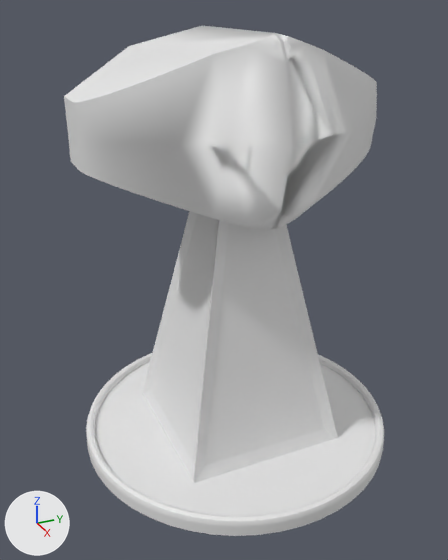
The FBX model Assets/Models/enemies/smaller turret/smallerTurret.fbx, before and after one commit.
Rendered twice from a 50 mm lens placed at (1.698, -0.807, 1.454), pointed at (0.018, -0.051, 0.614). Lighting does not change. The marker at lower left points along +X, +Y and +Z. Where no turn or scale is listed for an object, it has been applied to the vertices.

Names of what the first picture shows: 'Turret base', 'Turret body'.
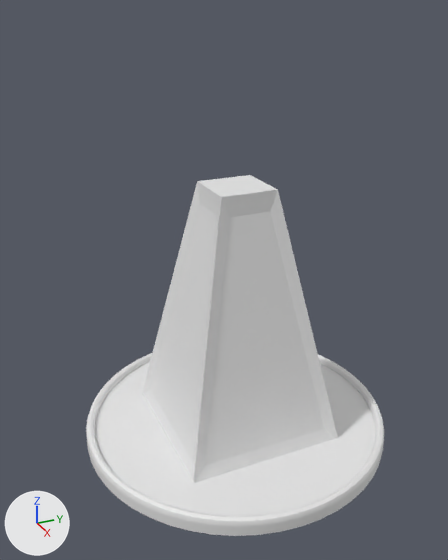
Boxes (x1, y1, x2, y2) around the edits, measured in the pictures (448 x 560 px):
'Turret body', deleted
    before: (64, 26, 377, 230)

Diff of the bpy script that builds the scene:
```diff
--- a/Assets/Models/enemies/smaller turret/smallerTurret.fbx.py
+++ b/Assets/Models/enemies/smaller turret/smallerTurret.fbx.py
@@ ob_turret_body @@
-ob_turret_body = bpy.data.objects.new('Turret body', me_cube)
-ob_turret_body.location = (0.0, 0.0, 1.109)
```
